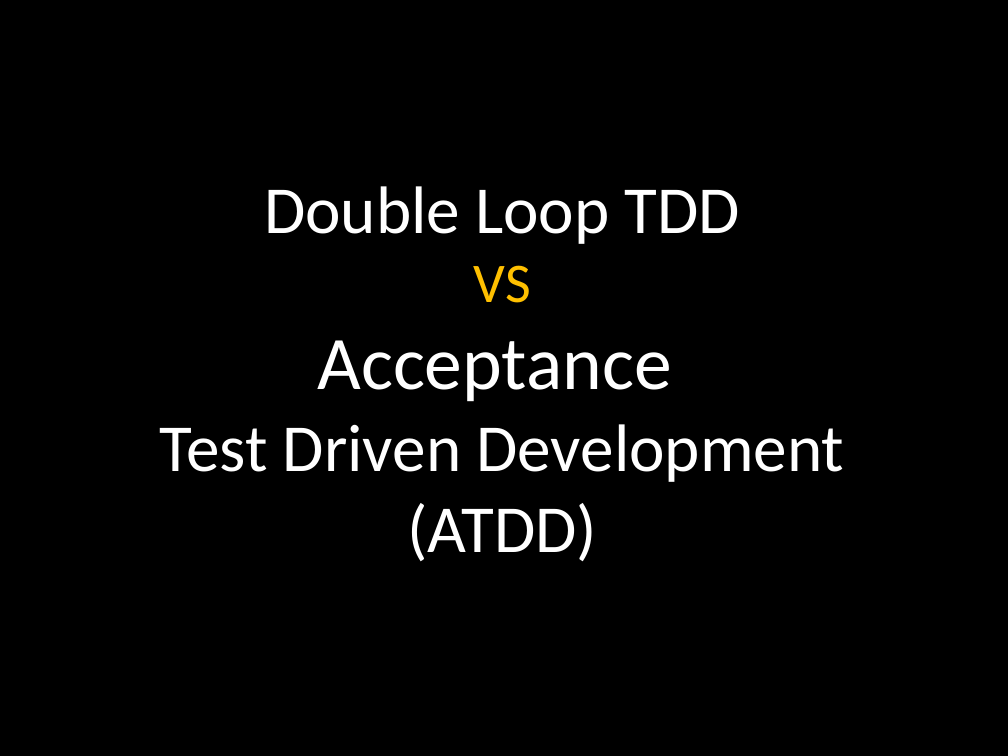
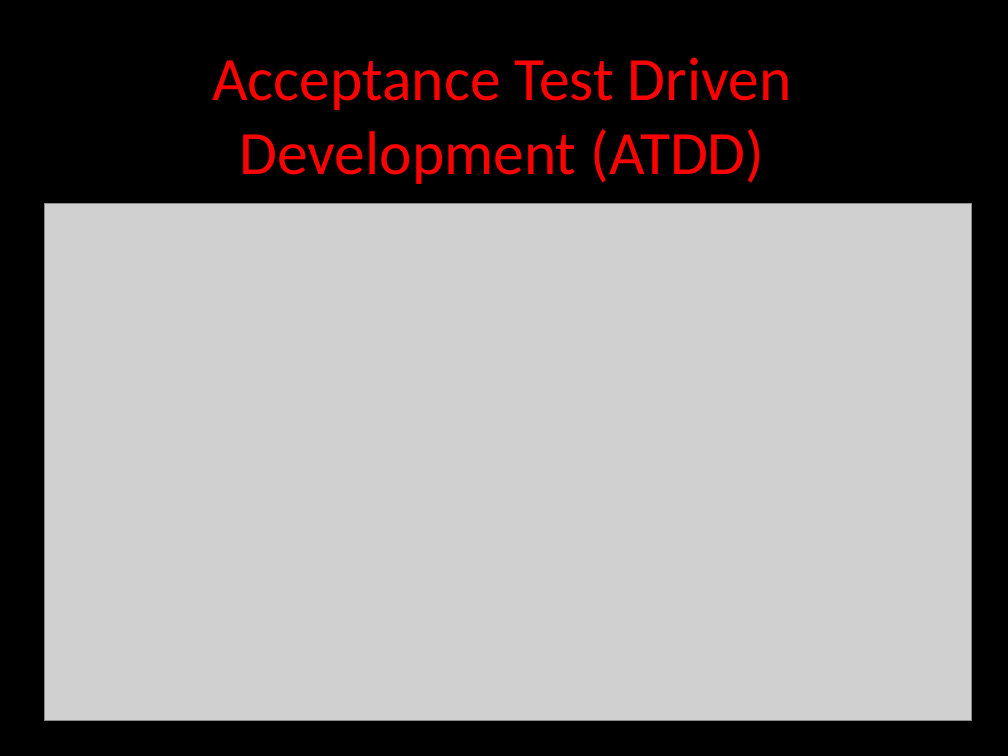
Before and after one commit to angelnunezsalazar/Test-Driven-Development, a slide deck: slide 31 of Diapositivas/Test Driven Development.pptx (slide 30 before the commit). Drawn at 1008x756 pixels with LibreOffice and Linux fonts; fonts in the diff are those of the drawing; grey boxes stand for pictures; background and template pictures are left out. Boxes give left, top, right and bottom in pixels: in the first picture for what was removed or moved away, otherwise in the second. Text is boxed around its words. In the diff, an @@ line names an element or a change of style, - is before the commit and + after.

```diff
--- a/Diapositivas/Test Driven Development.pptx
+++ b/Diapositivas/Test Driven Development.pptx
@@ title at <box>212,57,792,184</box>: text changed; size 48 to 44 pt; text colour #FFFFFF to #FF0000 @@
-Double Loop TDD
-VS
-Acceptance
-Test Driven Development (ATDD)
+Acceptance Test Driven Development (ATDD)
@@ picture added at <box>44,204,972,721</box> @@
```
Also in this commit, not shown: 6 other slides changed, 4 slides added, 3 slides removed, 50 other files.
